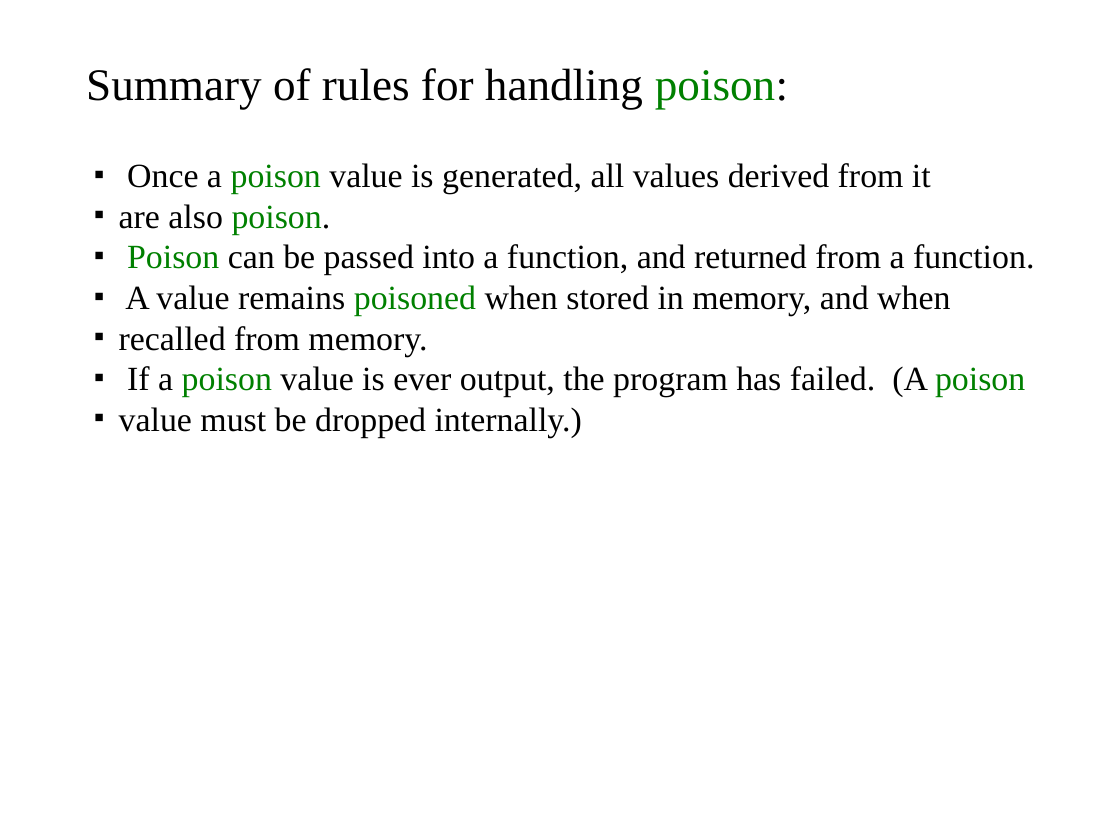
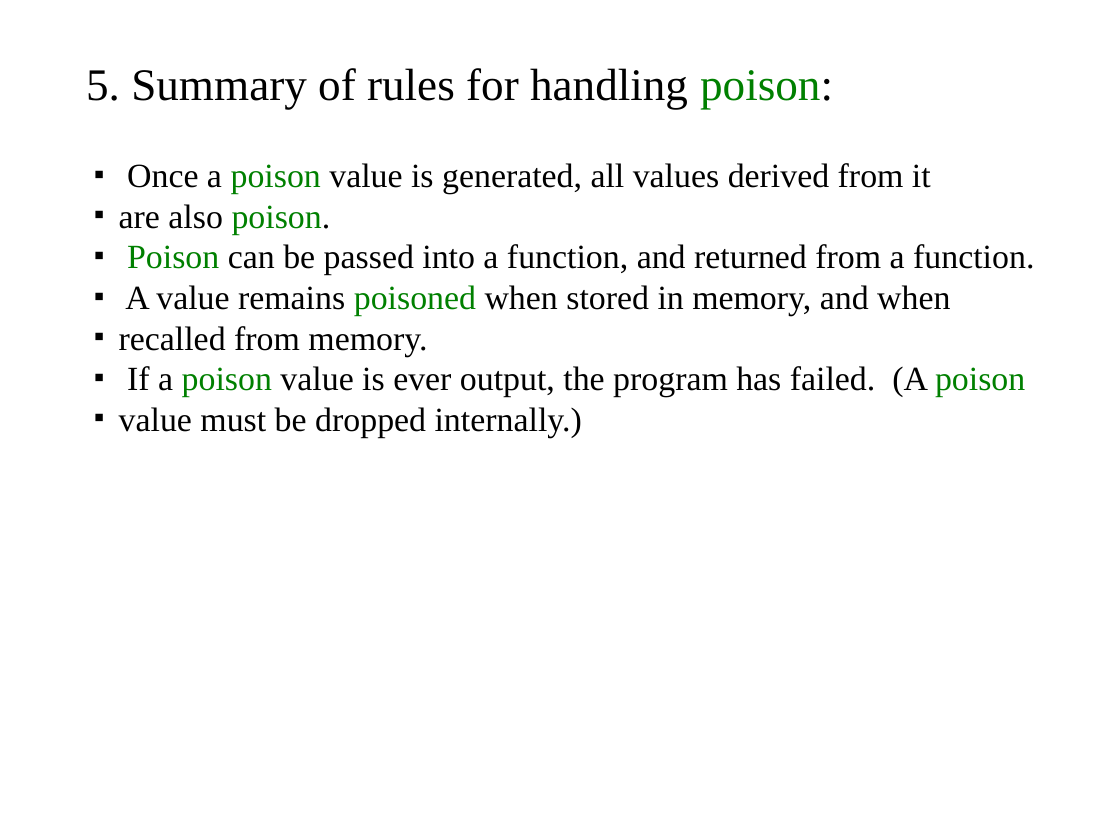
Before and after one commit to cschreiner/lli_undef_fix_admin, a slide deck: slide 5 of doc/poster/2015feb_grad_visit.draft.odp. Drawn at 1120x840 pixels with LibreOffice and Linux fonts; fonts in the diff are those of the drawing. Boxes give left, top, right and bottom in pixels: in the first picture for what was removed or moved away, otherwise in the second. Text is boxed around its words. In the diff, an @@ line names an element or a change of style, - is before the commit and + after.

Commit message:
minor wording improvements

```diff
--- a/doc/poster/2015feb_grad_visit.draft.odp
+++ b/doc/poster/2015feb_grad_visit.draft.odp
@@ text at (86,68,833,110): text changed @@
-Summary of rules for handling poison:
+5. Summary of rules for handling poison:
```
Also in this commit, not shown: 11 other slides changed.
